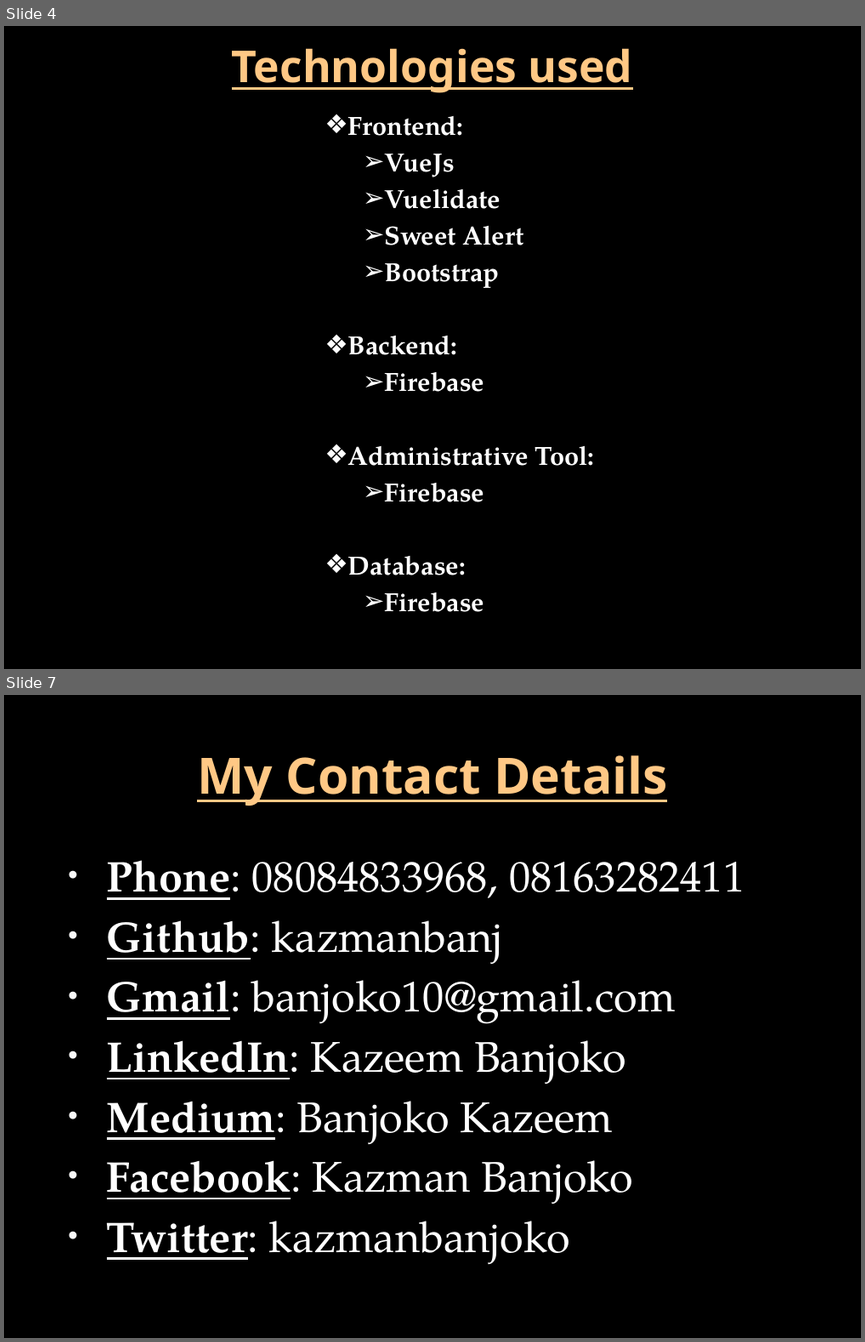
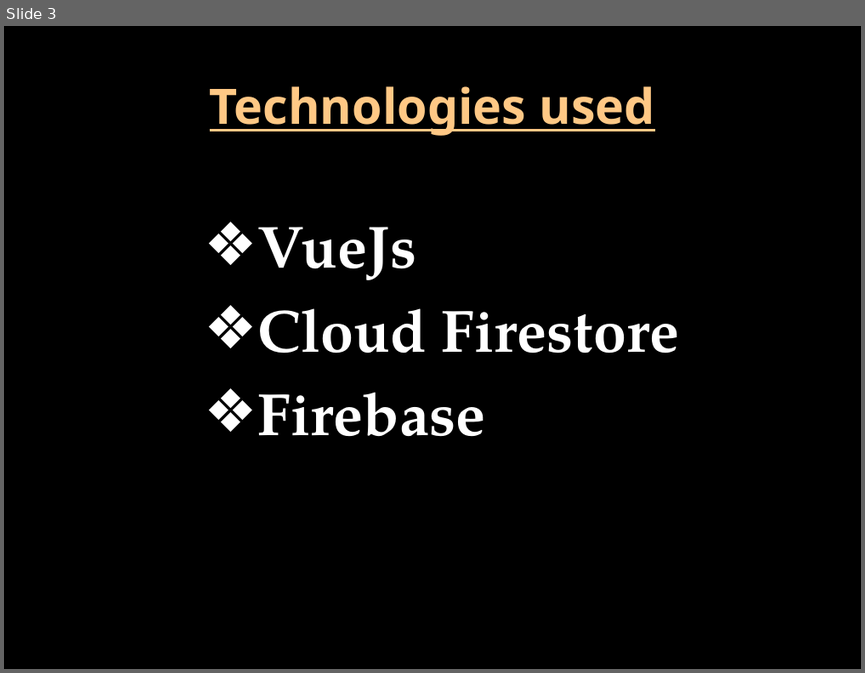
Before and after one commit to kazmanbanj/LearnNow, a slide deck: Proposal/LearnNow-Proposal.pptx. Shown one above the other, each under a label of ours: slides 4 and 7 before the commit, slide 3 after it; the slides between them are not shown. The pictures are 865x1342 and 865x673 pixels, drawn with LibreOffice and Linux fonts; fonts in the diff are those of the drawing; background and template pictures are left out. Boxes give left, top, right and bottom in pixels: in the first picture for what was removed or moved away, otherwise in the second. Text is boxed around its words. In the diff, an @@ line names an element or a change of style, - is before the commit and + after.

```diff
--- a/Proposal/LearnNow-Proposal.pptx
+++ b/Proposal/LearnNow-Proposal.pptx
@@ slide 7 removed at [4, 695, 861, 1338], background picture (left out) @@
@@ title removed at [197, 755, 667, 805] @@
-My Contact Details
@@ text removed at [107, 860, 744, 1264] @@
-• Phone: 08084833968, 08163282411
-• Github: kazmanbanj
-• Gmail: banjoko10@gmail.com
-• LinkedIn: Kazeem Banjoko
-• Medium: Banjoko Kazeem
-• Facebook: Kazman Banjoko
-• Twitter: kazmanbanjoko
@@ what was slide 4 is now slide 3 @@
@@ slide 3 changed as well @@
@@ title "Technologies used" at [210, 86, 654, 136]: size 36.9 to 41 pt @@
@@ text at [348, 116, 463, 136]: paragraph removed @@
-          ❖ Frontend:
@@ text "VueJs": place and size @@
-text "VueJs" at [348, 116, 595, 612]
+text "VueJs" at [258, 227, 679, 437]
@@ text at [258, 227, 486, 437]: size 22 to 50 pt in "VueJs", "Firebase"; bullet ➢ to ❖; list level 8 to 5 in "VueJs"; list level 8 to 5 in "Firebase" @@
@@ text at [258, 308, 679, 353]: text changed; size 22 to 50 pt @@
-              ➢ Vuelidate
-              ➢ Sweet Alert
-              ➢ Bootstrap
-          ❖ Backend:
+        ❖ Cloud Firestore
@@ text at [348, 446, 595, 612]: paragraphs removed @@
-          ❖ Administrative Tool:
-              ➢ Firebase
-          ❖ Database:
-              ➢ Firebase
```
Also in this commit, not shown: 1 other slide changed, 2 slides added, 4 other slides removed, 15 other files.
